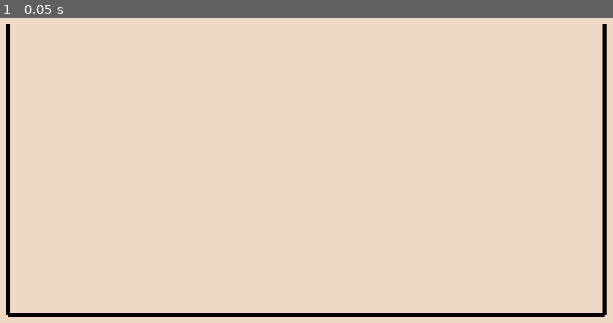
Above: before the commit, frame 1.
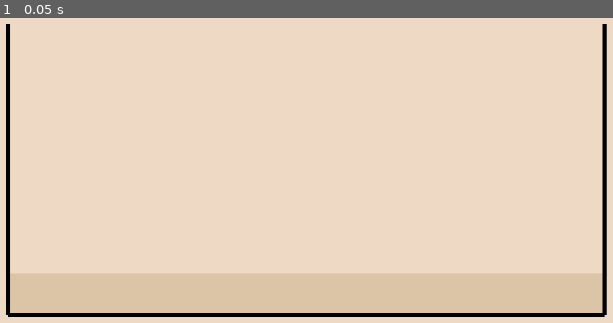
Above: after the commit, the same moment.

Repository: jac192133/Ecobana
Game: Godot game, scene res://scenes/MainScene.tscn
The game is run twice, just before and just after one commit, with the same random seed, the same clock (stepped at 60 frames per second) and the same inputs.
Inputs:
- Up to frame 1 (0.05 s): no input

The runs differ from the first frame. In frame 1, 12% of the frame differs, in the area x 1-99%, y 83-97%.

Commit message:
added substrate

Diff:
--- a/ecobana_reworked/scenes/MainScene.tscn
+++ b/ecobana_reworked/scenes/MainScene.tscn
@@ -12,6 +12,13 @@
 grow_horizontal = 2
 grow_vertical = 2
 color = Color(0.933333, 0.85098, 0.768627, 1)
+
+[node name="Substrate" type="ColorRect" parent="."]
+offset_left = 140.0
+offset_top = 500.0
+offset_right = 1000.0
+offset_bottom = 560.0
+color = Color(0.862745, 0.772549, 0.65098, 1)
 
 [node name="Tank" type="Node2D" parent="."]
 
